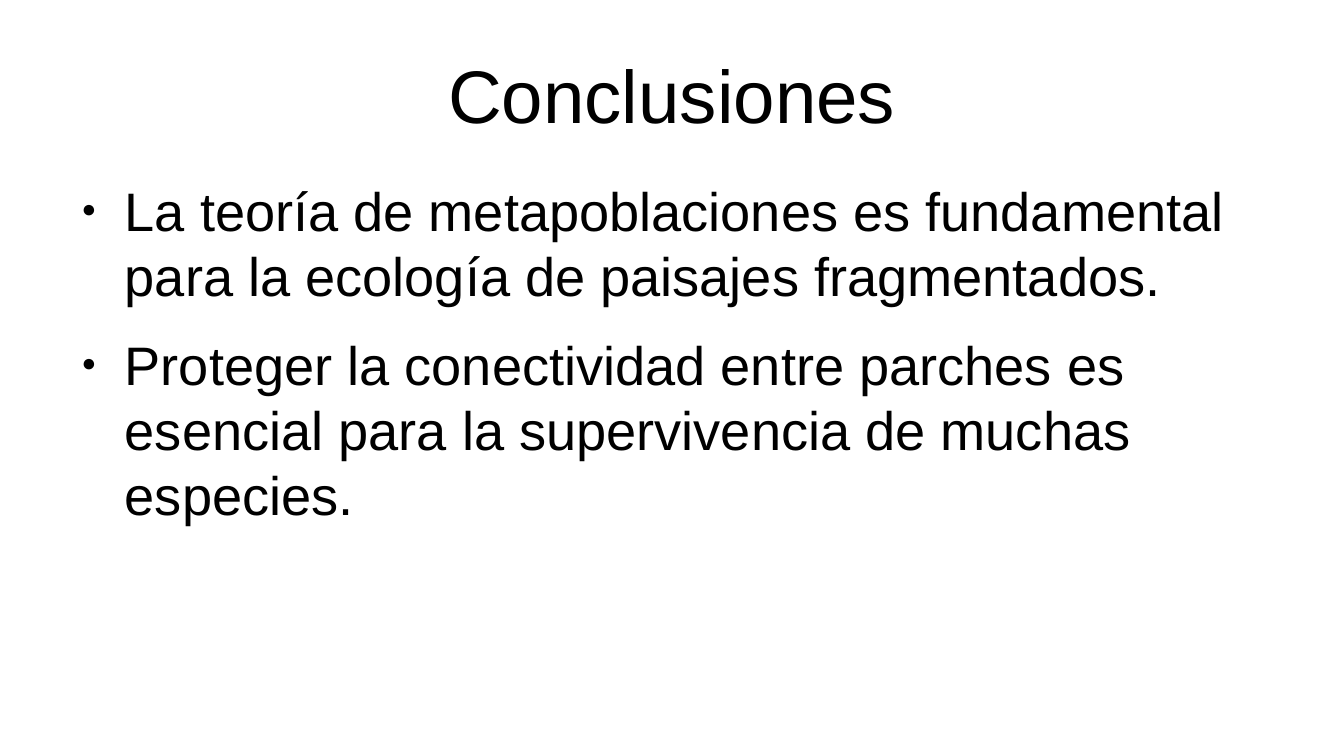
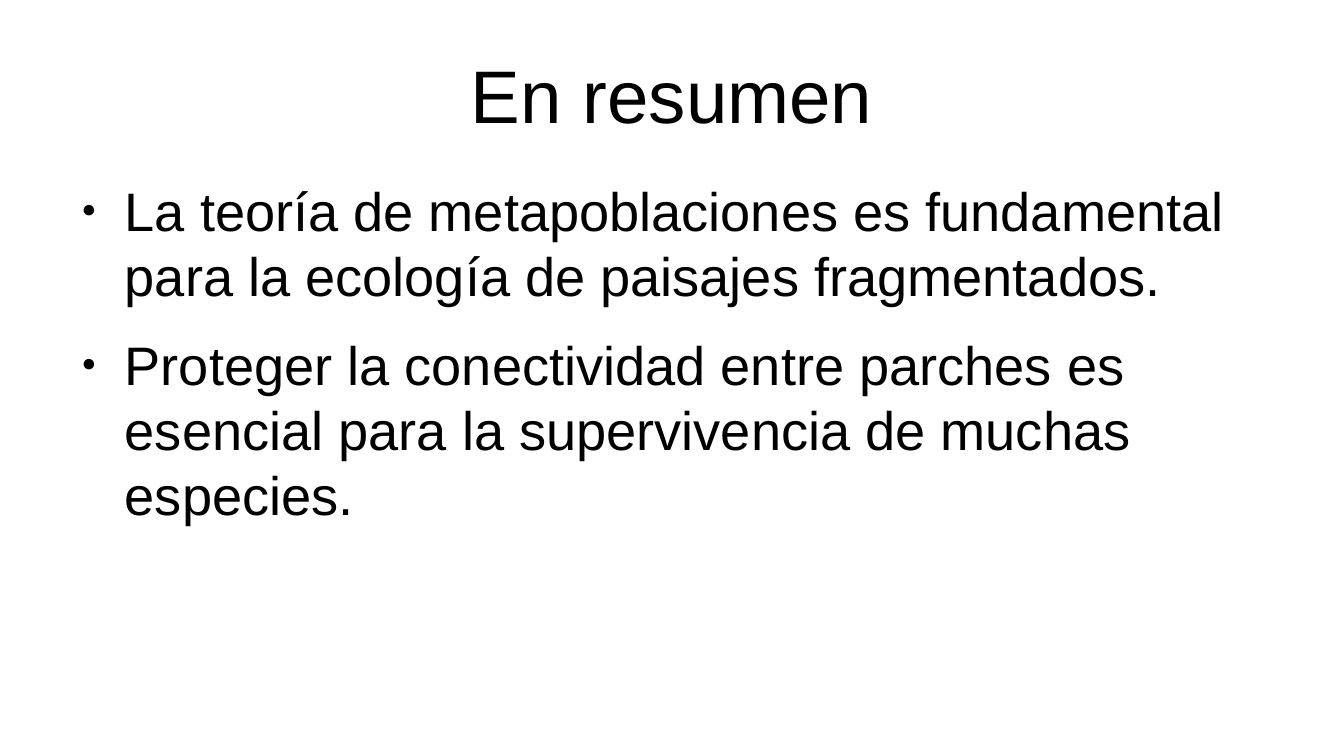
Before and after one commit to gerardommc/Ecologia-Teorica, a slide deck: slide 10 of Metapoblaciones.odp. Drawn at 1344x756 pixels with LibreOffice and Linux fonts; fonts in the diff are those of the drawing. Boxes give left, top, right and bottom in pixels: in the first picture for what was removed or moved away, otherwise in the second. Text is boxed around its words. In the diff, an @@ line names an element or a change of style, - is before the commit and + after.

```diff
--- a/Metapoblaciones.odp
+++ b/Metapoblaciones.odp
@@ title at (471, 71, 873, 124): text changed @@
-Conclusiones
+En resumen
```
Also in this commit, not shown: 9 other slides changed, 20 other files.
